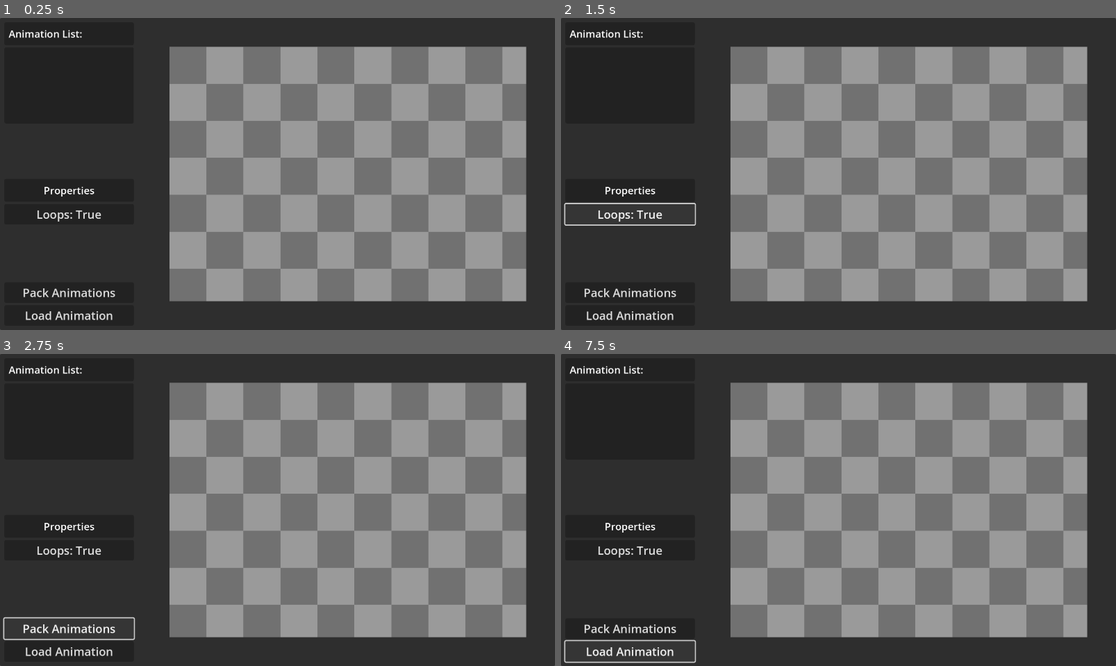
Above: before the commit, frames 1-4 (two rows, left to right).
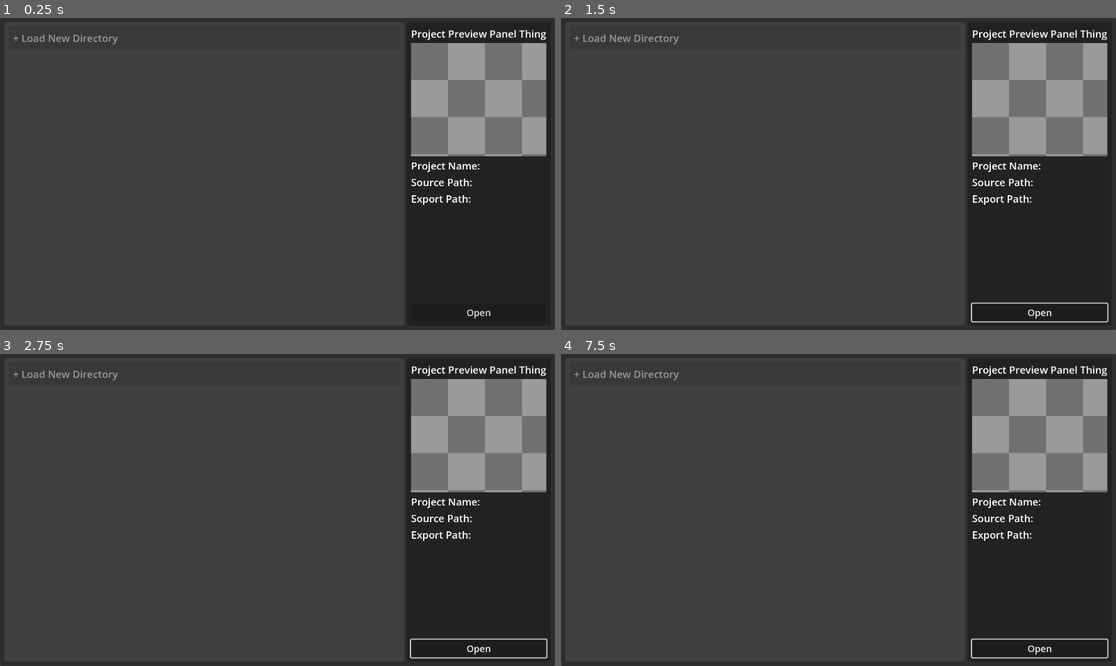
Above: after the commit, the same moments.

Repository: FlashViper/SpriteAnimator
Game: Godot game, scene res://gui/project_selector/project_selector.tscn
Same seed, same stepped clock (60 frames per second), same inputs: the game is played once before the commit and once after it. Before the commit the project starts from res://basic_cleaner/animation_manager.tscn.
Inputs (mouse positions are in pixels of both pictures, inside the frame that each line leads up to):
- Up to frame 1 (0.25 s): no input
- Up to frame 2 (1.5 s): click (1038, 311) at 0.5 s, where only the run after the commit has a clickable "Open"; click (627, 214) at 1.25 s, where only the run before the commit has a clickable "Loops: True"
- Up to frame 3 (2.75 s): click (66, 628) at 2 s, where only the run before the commit has a clickable "Pack Animations"
- Up to frame 4 (7.5 s): click (627, 550) at 2.75 s, where only the run before the commit has a clickable "Loops: True"; click (1038, 647) at 3.5 s, where only the run after the commit has a clickable "Open"; click (627, 628) at 4.25 s, where only the run before the commit has a clickable "Pack Animations"; click (627, 550) at 5 s, where only the run before the commit has a clickable "Loops: True"; click (1038, 647) at 5.75 s, where only the run after the commit has a clickable "Open"; click (627, 628) at 6.5 s, where only the run before the commit has a clickable "Pack Animations"; click (627, 650) at 7.25 s, where only the run before the commit has a clickable "Load Animation"

The runs differ from the first frame. In frame 1, 63% of the frame differs, in the area x 0-99%, y 1-99%; in frame 2, 62%; in frame 3, 62%; in frame 4, 62%.
Error before the commit: Parse Error: Cannot infer the type of "anim" variable because the value doesn't have a set type. (res://basic_cleaner/scripts/animation_manager.gd:37)

Commit message:
project manager and beginnings of export

Diff:
--- /dev/null
+++ b/gui/project_selector/project_list_item.gd
@@ -0,0 +1,23 @@
+extends MarginContainer
+
+signal clicked
+signal double_clicked
+
+
+func _ready() -> void:
+	mouse_entered.connect(set_hover_state.bind(true))
+	mouse_exited.connect(set_hover_state.bind(false))
+
+
+func set_hover_state(state: bool) -> void:
+	var t := create_tween()
+	t.tween_property($PanelContainer, "self_modulate:a", 0.75 if state else 0.3, 0.05)
+
+
+func _gui_input(event: InputEvent) -> void:
+	if event is InputEventMouseButton:
+		if event.is_pressed() and event.button_index == MOUSE_BUTTON_LEFT:
+			if event.double_click:
+				double_clicked.emit()
+			else:
+				clicked.emit()
--- /dev/null
+++ b/gui/project_selector/project_list_item.tscn
@@ -0,0 +1,25 @@
+[gd_scene load_steps=2 format=3 uid="uid://v5s2ovpkmead"]
+
+[ext_resource type="Script" path="res://gui/project_selector/project_list_item.gd" id="1_7rquv"]
+
+[node name="ProjectListItem" type="MarginContainer"]
+offset_right = 1101.0
+offset_bottom = 51.0
+size_flags_horizontal = 3
+script = ExtResource("1_7rquv")
+
+[node name="PanelContainer" type="PanelContainer" parent="."]
+self_modulate = Color(1, 1, 1, 0.301961)
+layout_mode = 2
+mouse_filter = 2
+
+[node name="MarginContainer" type="MarginContainer" parent="PanelContainer"]
+layout_mode = 2
+mouse_filter = 2
+
+[node name="ProjectLabel" type="Label" parent="PanelContainer/MarginContainer"]
+unique_name_in_owner = true
+modulate = Color(1, 1, 1, 0.494118)
+layout_mode = 2
+text = "Project Name: res://path/to/source/files"
+clip_text = true
--- /dev/null
+++ b/gui/project_selector/project_preview.tscn
@@ -0,0 +1,46 @@
+[gd_scene load_steps=3 format=3 uid="uid://dnfmp7g3mal4d"]
+
+[ext_resource type="Script" path="res://modules/display/display_grid.gd" id="1_bht8n"]
+[ext_resource type="Texture2D" uid="uid://bfp6i8x42gncu" path="res://gui/grid.png" id="2_fdoxt"]
+
+[node name="ProjectPreview" type="VBoxContainer"]
+
+[node name="Header" type="Label" parent="."]
+layout_mode = 2
+text = "Project Preview Panel Thing"
+
+[node name="Preview" type="Control" parent="."]
+layout_mode = 2
+size_flags_vertical = 3
+
+[node name="Grid" type="Control" parent="Preview"]
+layout_mode = 1
+anchors_preset = 15
+anchor_right = 1.0
+anchor_bottom = 1.0
+grow_horizontal = 2
+grow_vertical = 2
+script = ExtResource("1_bht8n")
+texture = ExtResource("2_fdoxt")
+
+[node name="Sprite" type="Sprite2D" parent="Preview"]
+position = Vector2(233, 228)
+
+[node name="Name" type="Label" parent="."]
+layout_mode = 2
+text = "Project Name:"
+
+[node name="FilePath" type="Label" parent="."]
+layout_mode = 2
+text = "Source Path:"
+clip_text = true
+
+[node name="ExportPath" type="Label" parent="."]
+layout_mode = 2
+text = "Export Path:"
+clip_text = true
+
+[node name="OpenButton" type="Button" parent="."]
+layout_mode = 2
+size_flags_vertical = 10
+text = "Open"
--- /dev/null
+++ b/gui/project_selector/project_selector.gd
@@ -0,0 +1,49 @@
+extends PanelContainer
+
+const ProjectFiles := preload("res://modules/project_manager/project_filesystem.gd")
+
+@export var list_item_scene : PackedScene
+
+@onready var list_root := %ProjectList
+
+func _ready() -> void:
+	reload_project_list()
+
+
+func reload_project_list() -> void:
+	for c in list_root.get_children():
+		c.queue_free()
+
+	var filesystem := ProjectFiles.new()
+	var paths := filesystem.get_recent_paths()
+
+	var add_item := list_item_scene.instantiate()
+	add_item.get_node("%ProjectLabel").text = "+ Load New Directory"
+	add_item.double_clicked.connect(on_load_new_pressed)
+	list_root.add_child(add_item)
+
+	for p in paths:
+		var item := list_item_scene.instantiate()
+		item.get_node("%ProjectLabel").text = p
+		item.double_clicked.connect(load_directory.bind(p))
+		list_root.add_child(item)
+
+
+func on_load_new_pressed() -> void:
+	var directory := await FileSystem.request_directory()
+
+	if directory != "":
+		load_directory(directory)
+
+
+func load_directory(path: String) -> void:
+	ProjectManager.load_project(path)
+
+	var filesystem := ProjectFiles.new()
+	filesystem.add_recent_path(path)
+
+	get_tree().change_scene_to_file("res://basic_cleaner/animation_manager.tscn")
+
+
+func preview_project() -> void:
+	pass
--- /dev/null
+++ b/gui/project_selector/project_selector.tscn
@@ -0,0 +1,55 @@
+[gd_scene load_steps=6 format=3 uid="uid://lkkvsvmwio2m"]
+
+[ext_resource type="Theme" uid="uid://ch6jp4iqxgjs7" path="res://gui/theme_default.tres" id="1_n25nj"]
+[ext_resource type="Script" path="res://gui/project_selector/project_selector.gd" id="2_5t1sk"]
+[ext_resource type="PackedScene" uid="uid://v5s2ovpkmead" path="res://gui/project_selector/project_list_item.tscn" id="2_bhipa"]
+[ext_resource type="PackedScene" uid="uid://dnfmp7g3mal4d" path="res://gui/project_selector/project_preview.tscn" id="2_qte2f"]
+
+[sub_resource type="StyleBoxFlat" id="StyleBoxFlat_r37du"]
+bg_color = Color(0.258824, 0.258824, 0.258824, 0.894118)
+corner_radius_top_left = 10
+corner_radius_top_right = 10
+corner_radius_bottom_right = 10
+corner_radius_bottom_left = 10
+
+[node name="ProjectSelector" type="PanelContainer"]
+anchors_preset = 15
+anchor_right = 1.0
+anchor_bottom = 1.0
+grow_horizontal = 2
+grow_vertical = 2
+theme = ExtResource("1_n25nj")
+script = ExtResource("2_5t1sk")
+list_item_scene = ExtResource("2_bhipa")
+
+[node name="MarginContainer" type="MarginContainer" parent="."]
+layout_mode = 2
+
+[node name="HBoxContainer" type="HBoxContainer" parent="MarginContainer"]
+layout_mode = 2
+
+[node name="ScrollContainer" type="ScrollContainer" parent="MarginContainer/HBoxContainer"]
+layout_mode = 2
+size_flags_horizontal = 3
+horizontal_scroll_mode = 0
+
+[node name="PanelContainer" type="PanelContainer" parent="MarginContainer/HBoxContainer/ScrollContainer"]
+layout_mode = 2
+size_flags_horizontal = 3
+size_flags_vertical = 3
+theme_override_styles/panel = SubResource("StyleBoxFlat_r37du")
+
+[node name="ProjectList" type="VBoxContainer" parent="MarginContainer/HBoxContainer/ScrollContainer/PanelContainer"]
+unique_name_in_owner = true
+layout_mode = 2
+size_flags_horizontal = 3
+size_flags_vertical = 3
+
+[node name="PanelContainer" type="PanelContainer" parent="MarginContainer/HBoxContainer"]
+layout_mode = 2
+
+[node name="MarginContainer" type="MarginContainer" parent="MarginContainer/HBoxContainer/PanelContainer"]
+layout_mode = 2
+
+[node name="ProjectPreview" parent="MarginContainer/HBoxContainer/PanelContainer/MarginContainer" instance=ExtResource("2_qte2f")]
+layout_mode = 2
--- a/modules/display/display_grid.gd
+++ b/modules/display/display_grid.gd
@@ -1,15 +1,22 @@
+@tool
 extends Control
 
-@export var texture : Texture2D
-@export var rectangle_size := 64
+@export var texture : Texture2D :
+	set(new):
+		texture = new
+		queue_redraw()
+#@export var rectangle_size := 64
 
 var draw_offset : Vector2 :
 	set(new): set_draw_offset
 
 func _draw() -> void:
+	if !texture:
+		return
+
 	draw_texture_rect(texture, Rect2(Vector2(), size), true)
 
-	var local_offset := draw_offset.posmod(rectangle_size)
+#	var local_offset := draw_offset.posmod(rectangle_size)
 #	print(local_offset)
 
 #	for x in ceili(size.x):
--- a/modules/io/file_system.gd
+++ b/modules/io/file_system.gd
@@ -26,7 +26,7 @@
 	popup_centered(Vector2(1080, 600))
 	return await finished
 
-func request_save(extensions := PackedStringArray()) -> String:
+func request_save_file(extensions := PackedStringArray()) -> String:
 	file_mode = FileDialog.FILE_MODE_SAVE_FILE
 	filters = extensions
 
--- a/modules/project_manager/project_filesystem.gd
+++ b/modules/project_manager/project_filesystem.gd
@@ -1,7 +1,6 @@
 extends RefCounted
 
 const PROJECT_LIST_PATH := "user://recent_projects.txt"
-
 
 var extensions : Array[String] = [
 	"png",
@@ -9,6 +8,7 @@
 	"jpg",
 	"webp",
 ]
+
 
 ## { ANIMATION_NAME : String --> TEXTURES : PackedStringArray }
 func get_files_from_dir(path: String) -> Dictionary:
@@ -42,3 +42,28 @@
 	var img := Image.load_from_file(path)
 	var tex := ImageTexture.create_from_image(img)
 	return tex
+
+
+func get_recent_paths() -> Array[String]:
+	if FileAccess.file_exists(PROJECT_LIST_PATH):
+		var lines := FileAccess.get_file_as_string(PROJECT_LIST_PATH).split("\n")
+		var remapped : Array[String] = []
+		for l in lines:
+			remapped.append(l)
+		return remapped
+	else:
+		return []
+
+
+func add_recent_path(new: String) -> void:
+	var new_paths := get_recent_paths()
+	if new_paths.has(new):
+		var idx := new_paths.find(new)
+		new_paths.remove_at(idx)
+
+	new_paths.insert(0, new)
+
+	var f := FileAccess.open(PROJECT_LIST_PATH, FileAccess.WRITE)
+	for n in new_paths:
+		if n:
+			f.store_line(n)
--- a/modules/project_manager/project_manager.gd
+++ b/modules/project_manager/project_manager.gd
@@ -1,12 +1,15 @@
 extends Node
 
 const PROJECT_FILE := "animations.proj"
+
+const TexturePacker := preload("res://modules/texture_packer/texture_packer.gd")
 const SpriteAnimation := AnimationGroup.SpriteAnimation
 const SpriteFrame := AnimationGroup.SpriteFrame
 
 const ProjectFiles := preload("project_filesystem.gd")
 
 var source_directory : String
+var export_file_name : String = "RESULT"
 var export_path : String
 
 var raw_sprites := {}
@@ -16,7 +19,6 @@
 
 func _ready() -> void:
 	filesystem = ProjectFiles.new()
-	load_project("C:/Users/ellio/Documents/Godot/AnimationGame/Art/Animations")
 
 
 func get_name_list() -> Array[String]:
@@ -43,10 +45,9 @@
 
 
 func save_project(path: String) -> void:
-	# TODO: Save data here
 	var data := {
 		"export_path": export_path,
-		"textures": raw_sprites,
+		"textures": raw_sprites.keys(),
 		"animation_data": animation_data,
 	}
 
@@ -69,8 +70,9 @@
 		var data : Dictionary = JSON.parse_string(f.get_as_text())
 
 		export_path = data.export_path
-		raw_sprites = data.textures
 		animation_data = data.animation_data
+		for tex in data.textures:
+			raw_sprites[tex] = filesystem.load_texture(tex)
 
 
 	reload_project()
@@ -119,3 +121,59 @@
 func export_project(path := "") -> void:
 	if path != "":
 		export_path = path
+
+	if export_path == "":
+		export_path = await FileSystem.request_directory()#save_file(["sanim"])
+
+	var visible_animations := []
+	for anim in animation_data:
+		if animation_data[anim].visible:
+			visible_animations.append(animation_data[anim])
+
+	var required_textures : Array[String] = []
+	for anim in visible_animations:
+		for f in anim.frames:
+			required_textures.append(f)
+
+	var textures : Array[Texture2D] = []
+	var texture_mapping := {}
+
+	for tex_path in required_textures:
+		if texture_mapping.has(tex_path):
+			continue
+
+		texture_mapping[tex_path] = textures.size()
+		textures.append(raw_sprites[tex_path])
+
+	var group := AnimationGroup.new()
+	group.animations = []
+
+	for anim in visible_animations:
+		var animation := SpriteAnimation.new()
+		animation.name = anim["name"]
+		animation.loops = anim["loops"]
+
+		animation.frames = []
+		for f in anim.frames:
+			animation.frames.append(texture_mapping[f])
+
+		group.animations.append(animation)
+
+	var packer := TexturePacker.new()
+	var pack_data := packer.pack_textures(textures)
+	if pack_data.is_empty():
+		return
+
+	group.sprite_frames = pack_data.frames
+
+#	print(export_path + "/" + export_file_name + ".")
+#	print("HIIIIIIIII")
+	var export_path_template := "%s/%s." % [export_path, export_file_name]
+	var tex : Texture2D = pack_data.texture
+	tex.get_image().save_png(export_path_template + "png")
+
+	var atlas_data := group.to_dictionary()
+	atlas_data.texture_path = export_path_template + "png"
+
+	var file := FileAccess.open(export_path_template + "sanim", FileAccess.WRITE)
+	file.store_string(JSON.stringify(atlas_data, "\t"))
--- a/modules/texture_packer/texture_packer.gd
+++ b/modules/texture_packer/texture_packer.gd
@@ -4,7 +4,12 @@
 
 
 func pack_textures(textures: Array[Texture2D]) -> Dictionary:
+	if textures == null:
+		printerr("Tried to pass a null array to pack_textures in texture_packer.gd")
+		return {}
+
 	var frames : Array[SpriteFrame] = crop_to_frame(textures)
+
 	var rects : Array[Rect2i] = []
 	for f in frames:
 		rects.append(f.region)
@@ -174,4 +179,7 @@
 
 		img.blit_rect(source.get_image(), source_region, atlas_region.position)
 
-	return ImageTexture.create_from_image(img)
+
+	var tex := ImageTexture.new()
+	tex.set_image(img)
+	return tex
--- a/project.godot
+++ b/project.godot
@@ -11,7 +11,7 @@
 [application]
 
 config/name="CharacterAnimator"
-run/main_scene="res://basic_cleaner/animation_manager.tscn"
+run/main_scene="res://gui/project_selector/project_selector.tscn"
 config/features=PackedStringArray("4.0", "Mobile")
 config/icon="res://gui/app_icon.png"
 
